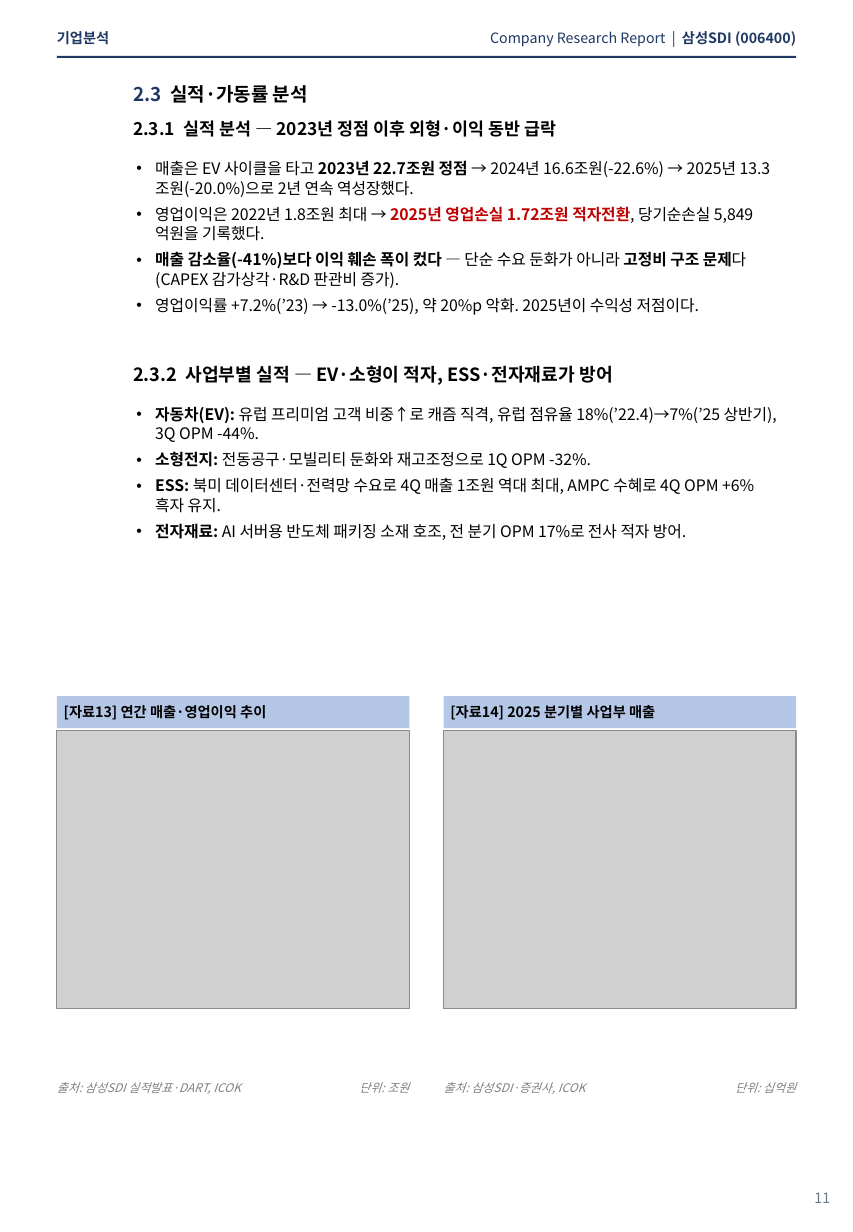
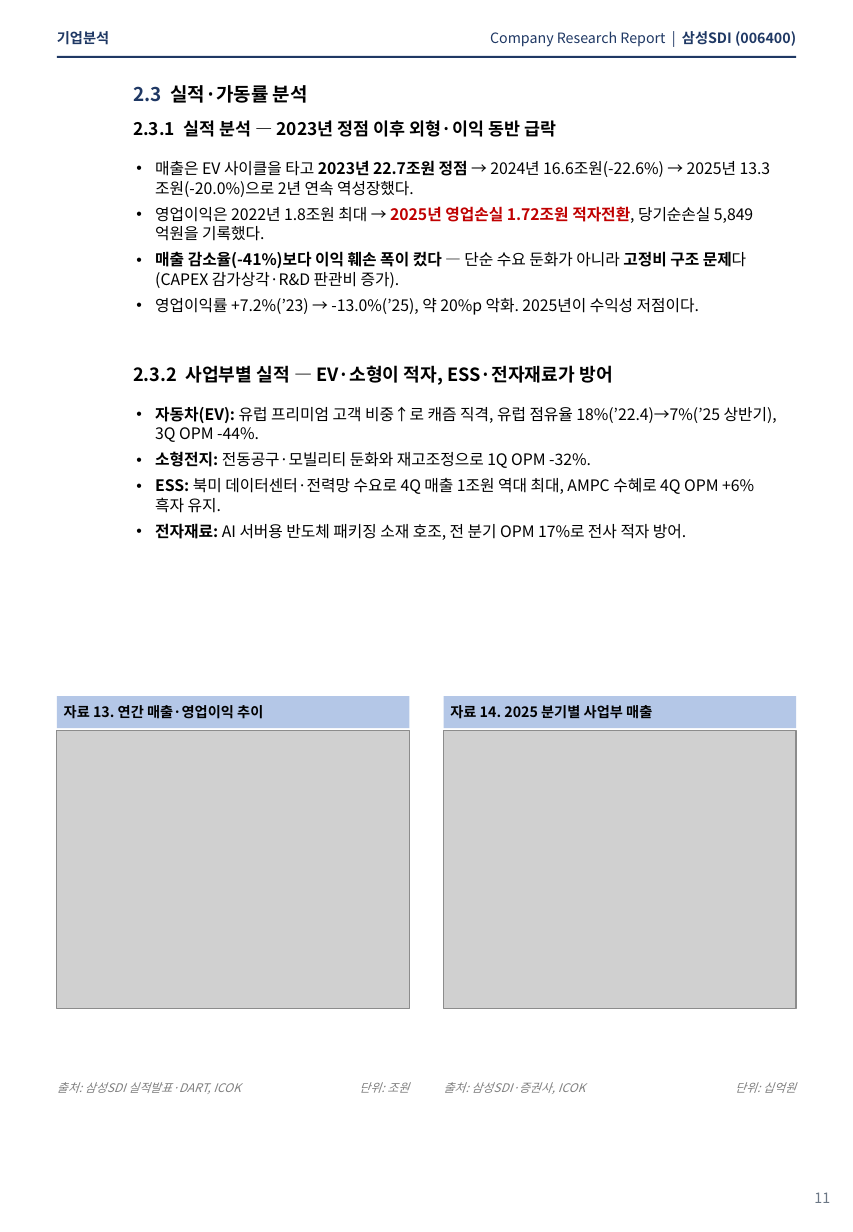
Before and after one commit to ICOKFund/Margin04, a slide deck: slide 10 of ICOK_삼성SDI_006400.pptx. Drawn at 853x1232 pixels with LibreOffice and Linux fonts; fonts in the diff are those of the drawing; grey boxes stand for pictures. Boxes give left, top, right and bottom in pixels: in the first picture for what was removed or moved away, otherwise in the second. Text is boxed around its words. In the diff, an @@ line names an element or a change of style, - is before the commit and + after.

```diff
--- a/ICOK_삼성SDI_006400.pptx
+++ b/ICOK_삼성SDI_006400.pptx
@@ text at (64,705,263,719): text changed @@
-[자료13] 연간 매출·영업이익 추이
+자료 13. 연간 매출·영업이익 추이
@@ text at (450,705,652,719): text changed @@
-[자료14] 2025 분기별 사업부 매출
+자료 14. 2025 분기별 사업부 매출
```
Also in this commit, not shown: 8 other slides changed.
